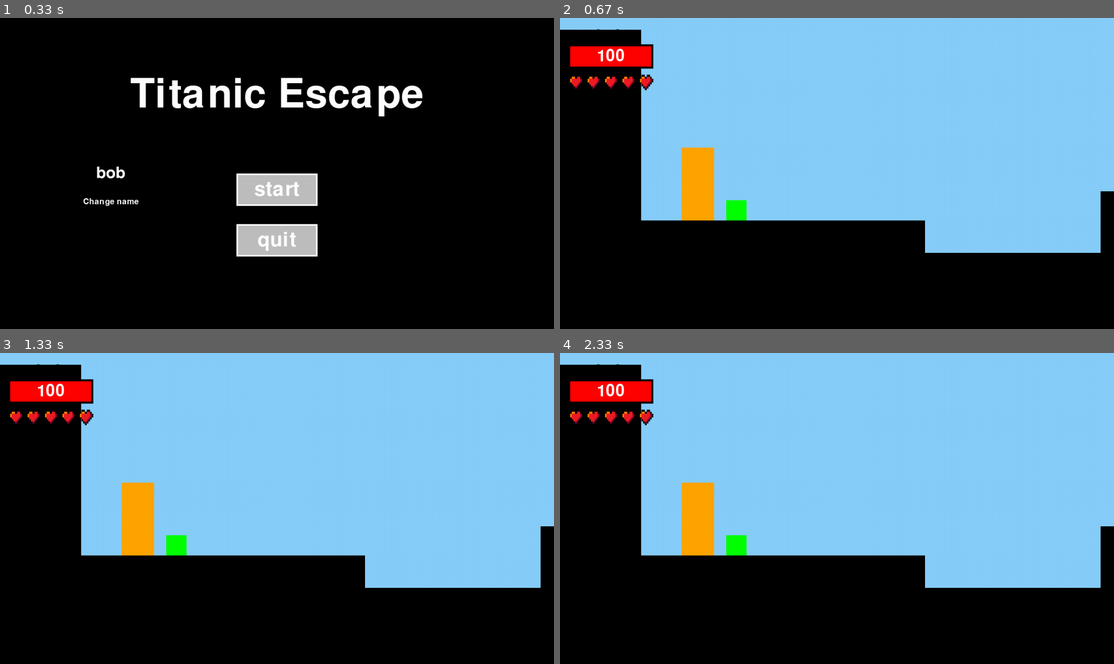
Above: before the commit, frames 1-4 (two rows, left to right).
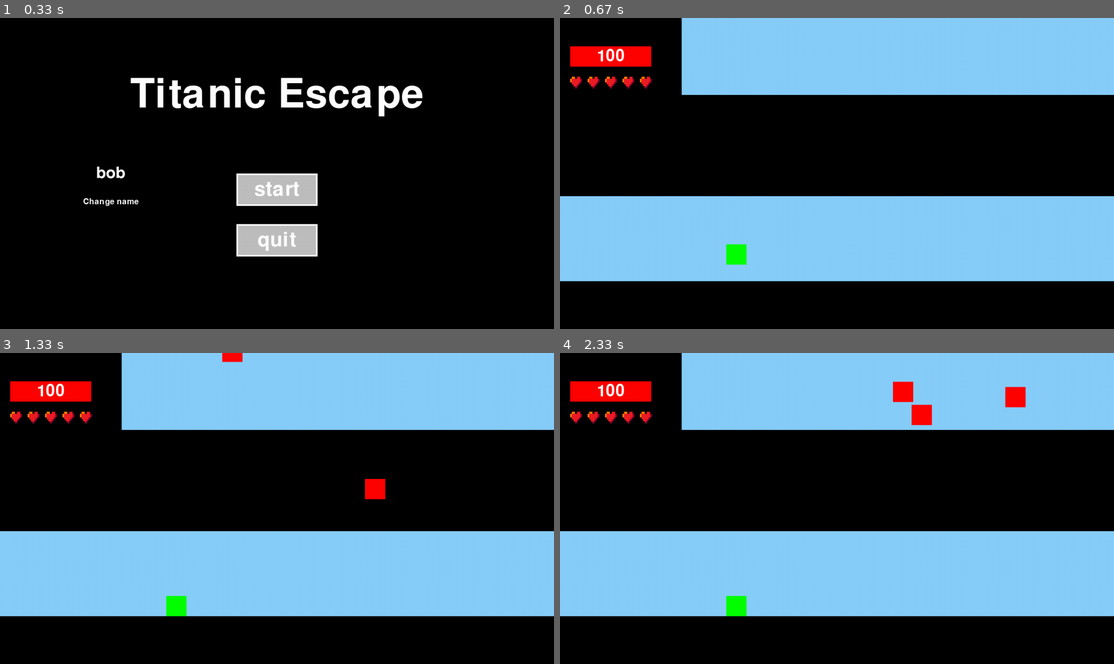
Above: after the commit, the same moments.

Repository: cast-hen/titanic_escape
Game: pygame game, started from main.py
Two runs of this game, one before a commit and one after it. Both use one fixed random seed, a clock stepped at 60 frames per second and the inputs below.
Inputs (mouse positions are in pixels of both pictures, inside the frame that each line leads up to):
- Up to frame 1 (0.33 s): no input
- Up to frame 2 (0.67 s): click (837, 173) at 0.38 s
- Up to frame 3 (1.33 s): tap Space at 0.67 s
- Up to frame 4 (2.33 s): hold W 1.5-1.97 s; move the mouse to (920, 399) at 1.53 s

Frame 1 is identical in both runs. In frame 2, 48% of the frame differs, in the area x 0-100%, y 0-85%; in frame 3, 49%; in frame 4, 49%.

Commit message:
meer schermen. en bug fixes

Diff:
--- a/parkour_functies.py
+++ b/parkour_functies.py
@@ -33,7 +33,7 @@
         self.Rect.topleft = (self.xpos - CameraPosx, self.ypos)
 
         for platform in platforms:
-            if platform.ObjectScene == scene:
+            if scene in platform.ObjectScene:
                 if self.Rect.colliderect(platform.Rect):
                     if self.xspeed > 0:
                         self.xpos = platform.xpos - self.width
@@ -51,7 +51,7 @@
 
         # platformcollision
         for platform in platforms:
-            if platform.ObjectScene == scene:
+            if scene in platform.ObjectScene:
                 if self.Rect.colliderect(platform.Rect):
                     if self.yspeed > 0:  # Falling
                         self.ypos = platform.ypos - self.height
@@ -135,92 +135,118 @@
     fps = 60
     gravity = 0.6
     jump_height = -25
-    speed = 10
+    speed = 11
     running = True
-    scene = 1
+    scene = 15
     mouseDown = False
     CameraPosx = 0
     RespawnPos = (-900, 450)
     pos1 = (0, 0)
     CollisionGlitch = True
-
-    playerObject = Objects(-90 , 450, 50, 50, 'green', 2, 0, 0, 1, "Player")
-    cube1 = Objects(-500, 500, 900, 1500, 'black', 1, 0, 0, 1, "Collider")
-    cube2 = Objects(400, 580, 570, 950, 'black', 1, 0, 0, 1, "Collider")
-    cube3 = Objects(833, 428, 600, 2430, 'black', 1, 0, 0, 1, "Collider")
-    cube10 = Objects(-200, 320, 80, 180, 'orange', 1, 0, 0, 1, enemy("BOB", (255, 255, 0), 100, ["punch"], 0))
-
-    cube5 = Objects(461, 581, 412, 500, 'black', 1, 0, 0, 2, "Collider")
-    cube7 = Objects(-700, 428, 887, 500, 'black', 1, 0, 0, 2, "Collider")
-    cube8 = Objects(1109, 481, 350, 500, 'black', 1, 0, 0, 2, "Collider")
-    cube6 = Objects(700, 300, 131, 58, 'black', 1, 0, 0, 2, "Collider")
-    cube4 = Objects(344, 100, 213, 15, 'black', 1, 0, 0, 2, "Collider")
-
-    cube9 = Objects(564, 116, 3500, 2000, 'black', 1, 0, 0, 4, "Collider")
-    cube11 = Objects(-500, 530, 576, 500, 'black', 1, 0, 0, 4, "Collider")
-    cube12 = Objects(365, 420, 313, 500, 'black', 1, 0, 0, 4, "Collider")
-    cube13 = Objects(365, 430, 313, 54, 'black', 1, 0, 0, 4, "Collider")
-    cube14 = Objects(22, 200, 150, 54, 'black', 1, 0, 0, 4, "Collider")
-    cube15 = Objects(-417, 93, 150, 20, 'black', 1, 0, 0, 4, "Collider")
-
-    cube16 = Objects(-550, 29, 250, 571, 'black', 1, 0, 0, 1, "Collider")
-
-    cube17  = Objects(-500, 130, 218, 1000, 'black', 1, 0, 0, 5, "Collider")
-    cube18 =  Objects(-326, 400, 284, 500, 'black', 1, 0, 0, 5, "Collider")
-    cube19 =  Objects(69, 200, 1000, 30, 'black', 1, 0, 0, 5, "Collider")
-    cube20 =  Objects(430, 467, 70, 500, 'black', 1, 0, 0, 5, "Collider")
-    cube21 =  Objects(70, 630, 70, 500, 'black', 1, 0, 0, 5, "Collider")
-    cube22 = Objects(850, 620, 110, 500, 'black', 1, 0, 0, 5, "Collider")
-    cube23 = Objects(1223, 400, 200, 500, 'black', 1, 0, 0, 5, "Collider")
-
-    cube24 = Objects(-500, 410, 200, 700, 'black', 1, 0, 0, 6, "Collider")
-    cube25 = Objects(-27, 544, 150, 300, 'black', 1, 0, 0, 6, "Collider")
-    cube26 = Objects(425, 431, 150, 400, 'black', 1, 0, 0, 6, "Collider")
-    cube27 = Objects(828, 250, 150, 800, 'black', 1, 0, 0, 6, "Collider")
-    cube28 = Objects(1200, 380, 200, 500, 'black', 1, 0, 0, 6, "Collider")
-
-    cube29 = Objects(-500, 415, 300, 500, 'black', 1, 0, 0, 7, "Collider")
-    cube30 = Objects(35, 650, 830, 300, 'black', 1, 0, 0, 7, "Collider")
-    cube31 = Objects(1100, 430, 300, 500, 'black', 1, 0, 0, 7, "Collider")
-
-    cube32 = Objects(-500, 420, 300, 500, 'black', 1, 0, 0, 8, "Collider")
-    cube33 = Objects(-206, 525, 540, 400, 'black', 1, 0, 0, 8, "Collider")
-    cube34 = Objects(250, 630, 1500, 300, 'black', 1, 0, 0, 8, "Collider")
-    cube35 = Objects(1150, 0, 400, 440, 'black', 1, 0, 0, 8, "Collider")
-
-    cube36 = Objects(-500, 635, 2500, 445, 'black', 1, 0, 0, 10, "Collider")
-    cube37 = Objects(-200, 530, 470, 180, 'black', 1, 0, 0, 10, "Collider")
-    cube38 = Objects(125, 365, 525, 325, 'black', 1, 0, 0, 10, "Collider")
-    cube39 = Objects(625, 500, 430, 250, 'black', 1, 0, 0, 10, "Collider")
-    cube40 = Objects(1025, 280, 400, 475, 'black', 1, 0, 0, 10, "Collider")
-
-    cube41 = Objects(460, 0, 60, 60, 'red', 1, 0, 0, 10, MoveObject((460, -100), (460, 2000), 0.5, 10, False, 0))
-    cube42 = Objects(1050, 600, 60, 60, 'red', 1, 0, 0, 10, MoveObject((1050, -100), (1050, 2000), 0.4, 10, False, 0))
-    cube43 = Objects(150, 300, 60, 60, 'red', 1, 0, 0, 10, MoveObject((150, -100), (150, 2000), 0.6, 10, False, 0))
-
-    cube44 = Objects(-500, 285, 400, 600, 'black', 1, 0, 0, 11, "Collider")
-    cube45 = Objects(216, 400, 475, 370, 'black', 1, 0, 0, 11, "Collider")
-    cube48 = Objects(1050, 500, 350, 300, 'black', 1, 0, 0, 11, "Collider")
-
-    cube46 = Objects(0, -100, 60, 60, 'red', 1, 0, 0, 11, MoveObject((0, -100), (0, 2000), 1, 10, False, 0))
-    cube47 = Objects(50, -250, 60, 60, 'red', 1, 0, 0, 11, MoveObject((50, -100), (50, 2000), 1, 10, False, 0))
-    cube49 = Objects(790, -100, 150, 150, 'red', 1, 0, 0, 11, MoveObject((790, -100), (790, 2000), 0.8, 10, False, 0))
-    cube50 = Objects(800, 1000, 150, 150, 'red', 1, 0, 0, 11, MoveObject((790, -100), (790, 2000), 0.8, 10, False, 0))
-
-    cube51 = Objects(-500, 505, 350, 300, 'black', 1, 0, 0, 12, "Collider")
-    cube52 = Objects(-160, 575, 600, 250, 'black', 1, 0, 0, 12, "Collider")
-    cube53 = Objects(285, 480, 540, 290, 'black', 1, 0, 0, 12, "Collider")
-    cube54 = Objects(335, 0, 150, 350, 'black', 1, 0, 0, 12, "Collider")
-    cube55 = Objects(810, 520, 560, 250, 'black', 1, 0, 0, 12, "Collider")
-
-    cube56 = Objects(-500, 1000, 50, 50, 'red', 1, 0, 0, 12, MoveObject((400, -100), (400, 2000), 0.63, 10, False, 900))
-    cube57 = Objects(-500, 1000, 50, 50, 'red', 1, 0, 0, 12, MoveObject((400, -100), (400, 2000), 0.73, 10, False, 900))
-    cube58 = Objects(-500, 1000, 50, 50, 'red', 1, 0, 0, 12, MoveObject((400, -100), (400, 2000), 0.5, 10, False, 900))
-    cube59 = Objects(-500, 1000, 50, 50, 'red', 1, 0, 0, 12, MoveObject((400, -100), (400, 2000), 0.8, 10, False, 900))
-    cube60 = Objects(-500, 1000, 50, 50, 'red', 1, 0, 0, 12, MoveObject((400, -100), (400, 2000), 0.75, 10, False, 900))
-    cube61 = Objects(-500, 1000, 50, 50, 'red', 1, 0, 0, 12, MoveObject((400, -100), (400, 2000), 0.7, 10, False, 900))
-    cube62 = Objects(-500, 1000, 50, 50, 'red', 1, 0, 0, 12, MoveObject((400, -100), (400, 2000), 0.55, 10, False, 900))
-    cube63 = Objects(-500, 1000, 50, 50, 'red', 1, 0, 0, 12, MoveObject((400, -100), (400, 2000), 0.65, 10, False, 900))
+    InvisibilityFrames = 0
+
+    playerObject = Objects(-90 , 450, 50, 50, 'green', 2, 0, 0, [1], "Player")
+    cube1 = Objects(-500, 500, 900, 1500, 'black', 1, 0, 0, [1], "Collider")
+    cube2 = Objects(400, 580, 570, 950, 'black', 1, 0, 0, [1], "Collider")
+    cube3 = Objects(833, 428, 600, 2430, 'black', 1, 0, 0, [1], "Collider")
+    cube10 = Objects(-200, 320, 80, 180, 'orange', 1, 0, 0, [1], enemy("BOB", (255, 255, 0), 100, ["punch"], 0))
+
+    cube5 = Objects(461, 581, 412, 500, 'black', 1, 0, 0, [2], "Collider")
+    cube7 = Objects(-700, 428, 887, 500, 'black', 1, 0, 0, [2], "Collider")
+    cube8 = Objects(1109, 481, 350, 500, 'black', 1, 0, 0, [2], "Collider")
+    cube6 = Objects(700, 300, 131, 58, 'black', 1, 0, 0, [2], "Collider")
+    cube4 = Objects(344, 100, 213, 15, 'black', 1, 0, 0, [2], "Collider")
+
+    cube9 = Objects(564, 116, 3500, 2000, 'black', 1, 0, 0, [4], "Collider")
+    cube11 = Objects(-500, 530, 576, 500, 'black', 1, 0, 0, [4], "Collider")
+    cube12 = Objects(365, 420, 313, 500, 'black', 1, 0, 0, [4], "Collider")
+    cube13 = Objects(365, 430, 313, 54, 'black', 1, 0, 0, [4], "Collider")
+    cube14 = Objects(22, 200, 150, 54, 'black', 1, 0, 0, [4], "Collider")
+    cube15 = Objects(-417, 93, 150, 20, 'black', 1, 0, 0, [4], "Collider")
+
+    cube16 = Objects(-550, 29, 250, 571, 'black', 1, 0, 0, [1], "Collider")
+
+    cube17  = Objects(-500, 130, 218, 1000, 'black', 1, 0, 0, [5], "Collider")
+    cube18 =  Objects(-326, 400, 284, 500, 'black', 1, 0, 0, [5], "Collider")
+    cube19 =  Objects(69, 200, 1000, 30, 'black', 1, 0, 0, [5], "Collider")
+    cube20 =  Objects(430, 467, 70, 500, 'black', 1, 0, 0, [5], "Collider")
+    cube21 =  Objects(70, 630, 70, 500, 'black', 1, 0, 0, [5], "Collider")
+    cube22 = Objects(850, 620, 110, 500, 'black', 1, 0, 0, [5], "Collider")
+    cube23 = Objects(1223, 400, 200, 500, 'black', 1, 0, 0, [5], "Collider")
+
+    cube24 = Objects(-500, 410, 200, 700, 'black', 1, 0, 0, [6], "Collider")
+    cube25 = Objects(-27, 544, 150, 300, 'black', 1, 0, 0, [6], "Collider")
+    cube26 = Objects(425, 431, 150, 400, 'black', 1, 0, 0, [6], "Collider")
+    cube27 = Objects(828, 250, 150, 800, 'black', 1, 0, 0, [6], "Collider")
+    cube28 = Objects(1200, 380, 200, 500, 'black', 1, 0, 0, [6], "Collider")
+
+    cube29 = Objects(-500, 415, 300, 500, 'black', 1, 0, 0, [7], "Collider")
+    cube30 = Objects(35, 650, 830, 300, 'black', 1, 0, 0, [7], "Collider")
+    cube31 = Objects(1100, 430, 300, 500, 'black', 1, 0, 0, [7], "Collider")
+
+    cube32 = Objects(-500, 435, 300, 500, 'black', 1, 0, 0, [8], "Collider")
+    cube33 = Objects(-206, 525, 540, 400, 'black', 1, 0, 0, [8], "Collider")
+    cube34 = Objects(250, 630, 1500, 300, 'black', 1, 0, 0, [8], "Collider")
+    cube35 = Objects(1150, 0, 400, 440, 'black', 1, 0, 0, [8], "Collider")
+
+    cube36 = Objects(-500, 635, 2500, 445, 'black', 1, 0, 0, [10], "Collider")
+    cube37 = Objects(-200, 530, 470, 180, 'black', 1, 0, 0, [10], "Collider")
+    cube38 = Objects(125, 365, 525, 325, 'black', 1, 0, 0, [10], "Collider")
+    cube39 = Objects(625, 500, 430, 250, 'black', 1, 0, 0, [10], "Collider")
+    cube40 = Objects(1025, 280, 400, 475, 'black', 1, 0, 0, [10], "Collider")
+
+    cube41 = Objects(460, 0, 60, 60, 'red', 1, 0, 0, [10], MoveObject((460, -100), (460, 2000), 0.5, 10, False, 100))
+    cube42 = Objects(1050, 600, 60, 60, 'red', 1, 0, 0, [10], MoveObject((1050, -100), (1050, 2000), 0.4, 10, False, 100))
+    cube43 = Objects(150, 300, 60, 60, 'red', 1, 0, 0, [10], MoveObject((150, -100), (150, 2000), 0.6, 10, False, 100))
+
+    cube44 = Objects(-500, 285, 400, 600, 'black', 1, 0, 0, [11], "Collider")
+    cube45 = Objects(216, 400, 475, 370, 'black', 1, 0, 0, [11], "Collider")
+    cube48 = Objects(1050, 500, 350, 300, 'black', 1, 0, 0, [11], "Collider")
+
+    cube46 = Objects(0, -100, 60, 60, 'red', 1, 0, 0, [11], MoveObject((0, -100), (0, 2000), 1, 10, False, 0))
+    cube47 = Objects(50, -250, 60, 60, 'red', 1, 0, 0, [11], MoveObject((50, -100), (50, 2000), 1, 10, False, 0))
+    cube49 = Objects(790, -100, 150, 150, 'red', 1, 0, 0, [11], MoveObject((790, -100), (790, 2000), 0.8, 10, False, 0))
+    cube50 = Objects(800, 1000, 150, 150, 'red', 1, 0, 0, [11], MoveObject((790, -100), (790, 2000), 0.8, 10, False, 0))
+
+    cube51 = Objects(-500, 505, 350, 300, 'black', 1, 0, 0, [12], "Collider")
+    cube52 = Objects(-160, 575, 600, 250, 'black', 1, 0, 0, [12], "Collider")
+    cube53 = Objects(285, 480, 540, 290, 'black', 1, 0, 0, [12], "Collider")
+    cube54 = Objects(335, 0, 150, 350, 'black', 1, 0, 0, [12, 13], "Collider")
+    cube55 = Objects(810, 520, 560, 250, 'black', 1, 0, 0, [12], "Collider")
+
+    cube56 = Objects(-100, 1000, 50, 50, 'red', 1, 0, 0, [12, 13], MoveObject((-100, -100), (-100, 2000), 0.63, 10, False, 200))
+    cube57 = Objects(-100, 1000, 50, 50, 'red', 1, 0, 0, [12, 13], MoveObject((-100, -100), (-100, 2000), 0.73, 10, False, 200))
+    cube58 = Objects(-100, 1000, 50, 50, 'red', 1, 0, 0, [12, 13], MoveObject((-100, -100), (-100, 2000), 0.5, 10, False, 200))
+    cube59 = Objects(900, 1000, 50, 50, 'red', 1, 0, 0, [12, 13], MoveObject((900, -100), (900, 2000), 0.8, 10, False, 400))
+    cube60 = Objects(900, 1000, 50, 50, 'red', 1, 0, 0, [12, 13], MoveObject((900, -100), (900, 2000), 0.75, 10, False, 400))
+    cube61 = Objects(900, 1000, 50, 50, 'red', 1, 0, 0, [12, 13], MoveObject((900, -100), (900, 2000), 0.7, 10, False, 400))
+    cube62 = Objects(900, 1000, 50, 50, 'red', 1, 0, 0, [12, 13], MoveObject((900, -100), (900, 2000), 0.55, 10, False, 400))
+    cube63 = Objects(900, 1000, 50, 50, 'red', 1, 0, 0, [12, 13], MoveObject((900, -100), (900, 2000), 0.65, 10, False, 400))
+
+    cube64 = Objects(-500, 525, 250, 300, 'black', 1, 0, 0, [13], "Collider")
+    cube65 = Objects(285, 480, 320, 380, 'black', 1, 0, 0, [13], "Collider")
+    cube66 = Objects(-50, 360, 150, 500, 'black', 1, 0, 0, [13], "Collider")
+    cube67 = Objects(910, 380, 500, 400, 'black', 1, 0, 0, [13], "Collider")
+
+    cube68 = Objects(-500, 385, 500, 400, 'black', 1, 0, 0, [14], "Collider")
+    cube69 = Objects(222, 450, 130, 30, 'black', 1, 0, 0, [14], "Collider")
+    cube70 = Objects(555, 360, 130, 30, 'black', 1, 0, 0, [14], "Collider")
+    cube71 = Objects(1165, 650,250 , 500, 'black', 1, 0, 0, [14], "Collider")
+    cube72 = Objects(888, 540, 130, 30, 'black', 1, 0, 0, [14], "Collider")
+    cube73 = Objects(1165, 0, 250, 350, 'black', 1, 0, 0, [14], "Collider")
+
+    cube74 = Objects(227, 1000, 120, 120, 'red', 1, 0, 0, [14], MoveObject((227, -100), (227, 2500), 0.7, 10, False, 0))
+    cube75 = Objects(888, 0, 120, 120, 'red', 1, 0, 0, [14], MoveObject((888, -100), (888, 2500), 0.7, 10, False, 0))
+    cube76 = Objects(555, 500, 120, 120, 'red', 1, 0, 0, [14], MoveObject((555, -100), (555, 2500), 0.7, 10, False, 0))
+
+    cube77 = Objects(-500, 650, 2000, 500, 'black', 1, 0, 0, [15], "Collider")
+    cube78 = Objects(-500, 190, 2000, 250, 'black', 1, 0, 0, [15], "Collider")
+    cube79 = Objects(-500, 0, 300, 350, 'black', 1, 0, 0, [15], "Collider")
+    cube80 = Objects(1100, 0, 300, 350, 'black', 1, 0, 0, [15], "Collider")
+
+    cube81 = Objects(400, -500, 50, 50, 'red', 1, 0, 0, [15], MoveObject((400, -100), (400, 190), 4, 10, False, 500))
+    cube82 = Objects(400, -500, 50, 50, 'red', 1, 0, 0, [15], MoveObject((400, -100), (400, 190), 4.5, 10, False, 500))
+    cube83 = Objects(400, -500, 50, 50, 'red', 1, 0, 0, [15], MoveObject((400, -100), (400, 190), 5.5, 10, False, 500))
 
     # voeg hier nieuwe platformen to zodat ze collision krijgen.
     platforms = [cube1, cube2, cube3, cube4, cube5, cube6, cube7, cube8, cube9, cube10,
@@ -229,7 +255,9 @@
                  cube31, cube32, cube33, cube34, cube35, cube36, cube37, cube38, cube39, cube40,
                  cube41, cube42, cube43, cube44, cube45, cube46, cube47, cube48, cube49, cube50,
                  cube51, cube52, cube53, cube54, cube55, cube56, cube57, cube58, cube59, cube60,
-                 cube61, cube62, cube63]
+                 cube61, cube62, cube63, cube64, cube65, cube66, cube67, cube68, cube69, cube70,
+                 cube71, cube72, cube73, cube74, cube75, cube76, cube77, cube78, cube79, cube80,
+                 cube81, cube82, cube83]
 
     PlayerPos2 = (playerObject.xpos, playerObject.ypos)
     PlayerPos1 = PlayerPos2
@@ -266,7 +294,7 @@
         #spawnt alle objects
 
         for platform in platforms:
-            if platform.ObjectScene == scene:
+            if scene in platform.ObjectScene:
                 platform.draw(screen, CameraPosx)
             if type(platform.Type) == MoveObject:
                 (platform.xpos, platform.ypos) = platform.Type.Move((int(platform.xpos), int(platform.ypos)))
@@ -315,10 +343,21 @@
             playerObject.draw(screen, CameraPosx)
 
         elif scene == 12:
+            RespawnPos = (-320, 400)
+            playerObject.draw(screen, CameraPosx)
+        elif scene == 13:
             RespawnPos = (-340, 400)
             playerObject.draw(screen, CameraPosx)
-
-        elif scene == 13:
+        elif scene == 14:
+            RespawnPos = (-340, 300)
+            playerObject.draw(screen, CameraPosx)
+        elif scene == 15:
+            RespawnPos = (-340, 400)
+            playerObject.draw(screen, CameraPosx)
+
+
+
+        elif scene == 16:
             eind()
             return "Menu"
 
@@ -328,11 +367,12 @@
 
         # maakt de speler dood
         for Collider in Colliders:
-            if playerObject.ypos >= HEIGHT - playerObject.height - 10 or Collider == "Death" or type(Collider) == MoveObject:
+            if (playerObject.ypos >= HEIGHT - playerObject.height - 10 or Collider == "Death" or type(Collider) == MoveObject) and InvisibilityFrames == 0:
                 player.lives, state = game_over(player.lives)
                 playerObject.xpos = RespawnPos[0]
                 playerObject.ypos = RespawnPos[1]
                 CollisionGlitch = False
+                InvisibilityFrames += 50
                 if state is not None:
                     return state
 
@@ -353,11 +393,13 @@
         if L_border - 500 > playerObject.xpos and not scene  in [1, 10]:
             playerObject.xpos = R_border + 700
             CameraPosx = R_border - 500
+            playerObject.ypos -= 20
             scene -= 1
             CollisionGlitch = False
         #rechter scene transition
         elif playerObject.xpos > R_border + 800:
             playerObject.xpos = L_border - 450
+            playerObject.ypos -= 20
             CameraPosx = L_border - 500
             scene += 1
             CollisionGlitch = False
@@ -394,10 +436,16 @@
                 if event.key == pygame.K_d:
                     keys["right"] = False
                 elif event.key == pygame.K_a:
+
                     keys["left"] = False
                 elif event.key == pygame.K_w:
                     keys["up"] = False
 
+
             if keys["up"] == True and playerObject.on_ground:
                 playerObject.yspeed = jump_height
+
         pygame.display.flip()
+
+        if InvisibilityFrames > 0:
+            InvisibilityFrames -= 1
